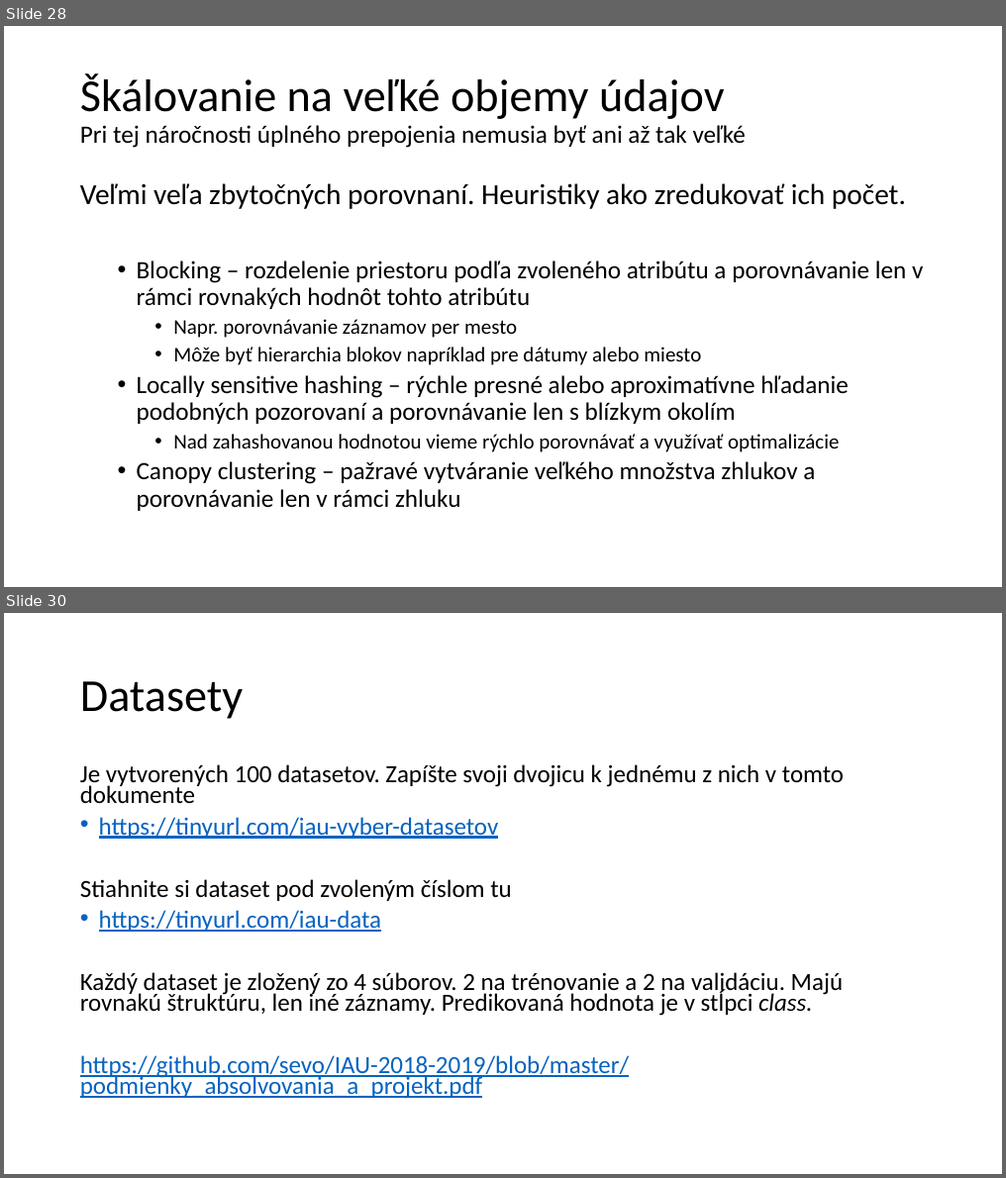
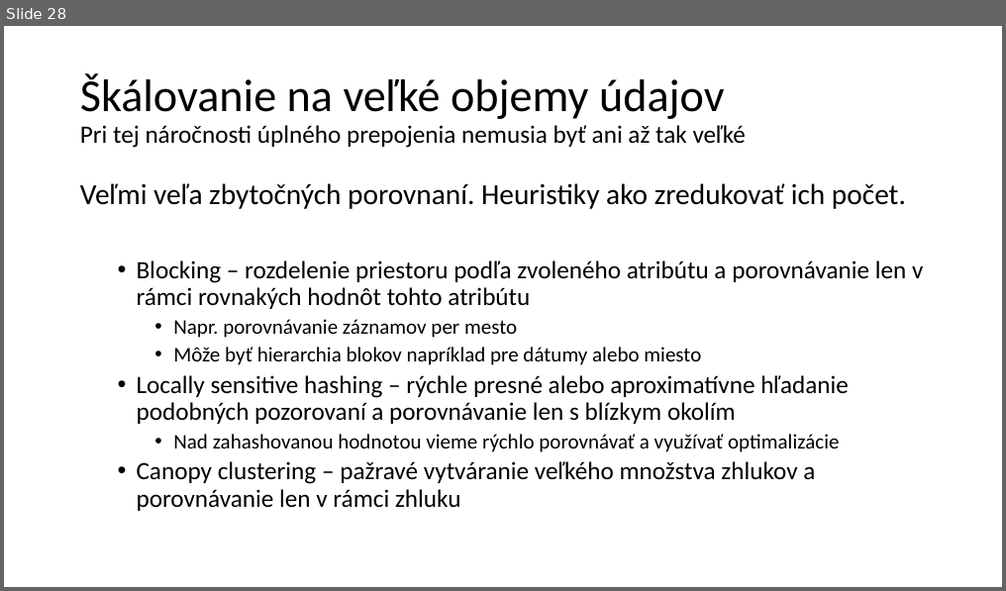
Before and after one commit to robom/IAU-2019-2020, a slide deck: prednasky/04/Získavanie a prepájanie dát.pptx. Shown one above the other, each under a label of ours: slides 28 and 30 before the commit, slide 28 after it; the slides between them are not shown. The pictures are 1006x1178 and 1006x591 pixels, drawn with LibreOffice and Linux fonts; fonts in the diff are those of the drawing. Boxes give left, top, right and bottom in pixels: in the first picture for what was removed or moved away, otherwise in the second. Text is boxed around its words. In the diff, an @@ line names an element or a change of style, - is before the commit and + after.

```diff
--- a/prednasky/04/Získavanie a prepájanie dát.pptx
+++ b/prednasky/04/Získavanie a prepájanie dát.pptx
@@ slide 30 removed at <box>4,613,1002,1174</box>, background #FFFFFF @@
@@ title removed at <box>80,681,243,719</box> @@
-Datasety
@@ text removed at <box>80,764,844,1099</box> @@
-Je vytvorených 100 datasetov. Zapíšte svoji dvojicu k jednému z nich v tomto dokumente
-• https://tinyurl.com/iau-vyber-datasetov
-Stiahnite si dataset pod zvoleným číslom tu
-• https://tinyurl.com/iau-data
-Každý dataset je zložený zo 4 súborov. 2 na trénovanie a 2 na validáciu. Majú rovnakú štruktúru, len iné záznamy. Predikovaná hodnota je v stĺpci class.
-https://github.com/sevo/IAU-2018-2019/blob/master/podmienky_absolvovania_a_projekt.pdf
```
Also in this commit, not shown: 1 slide changed, 1 other slide removed, 1 other file.
